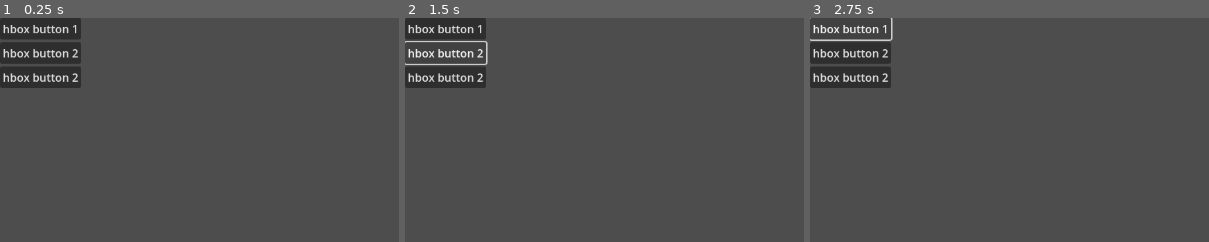
Above: before the commit, frames 1-3 (left to right).
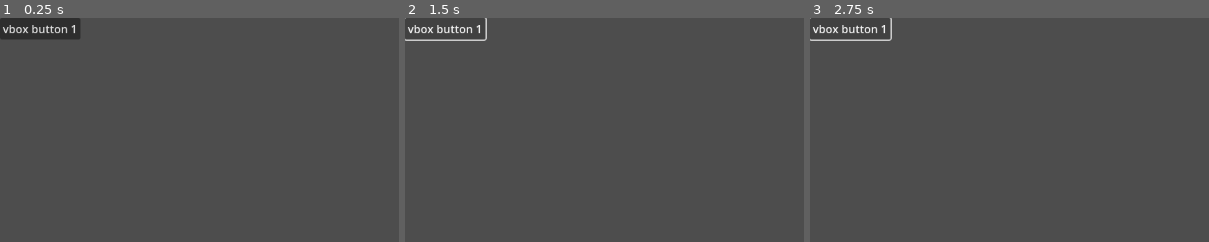
Above: after the commit, the same moments.

Repository: hud987/B2BSaaSSimulator
Game: Godot game, scene res://Scenes/menu_item.tscn
Same seed, same stepped clock (60 frames per second), same inputs: the game is played once before the commit and once after it. Before the commit the project starts from res://Scenes/game.tscn.
Inputs:
- Up to frame 1 (0.25 s): no input
- Up to frame 2 (1.5 s): click "hbox button 1" (after the commit: "vbox button 1") at 0.5 s; click "hbox button 2" (after the commit: "vbox button 1") at 1.25 s
- Up to frame 3 (2.75 s): click "hbox button 1" (after the commit: "vbox button 1") at 2 s
The pictures show only the part of the screen within x 0-50%, y 0-50%; the shares and areas given below are measured in that part.

The runs differ from the first frame. In frame 1, 4.0% of the frame differs, in the area x 0-21%, y 3-32%; in frame 2, 3.0%; in frame 3, 4.1%, in the area x 0-21%, y 0-32%.

Commit message:
another dropdown attempt

Diff:
--- /dev/null
+++ b/Scenes/expandable_vbox.gd
@@ -0,0 +1,64 @@
+extends VBoxContainer
+
+@export var is_expanded = true
+
+enum STATE {OPEN,CLOSE,OPENING,CLOSING}
+
+var init = false
+var state :STATE
+var max_size : Vector2i
+var last_size : Vector2i
+
+@onready var v_box = $"."
+
+func _ready():
+	state = STATE.OPEN
+
+#func _gui_input(event):
+	#if event is InputEventMouseButton:
+		#if event.button_index == MOUSE_BUTTON_LEFT and event.pressed:
+			#self.expand()
+
+
+func _on_button_pressed():
+	print("_on_button_pressed")
+	expand()
+	pass # Replace with function body.
+
+func expand():
+	print("expand")
+	is_expanded = !is_expanded
+	if is_expanded:
+		state = STATE.OPENING
+	else:
+		state = STATE.CLOSING
+
+func _process(delta):
+	print("_process")
+	if not init:
+		max_size = v_box.size
+		last_size = v_box.size
+		v_box.custom_minimum_size.y = max_size.y
+		init = true
+
+	if state == STATE.CLOSING:
+		v_box.size_flags_vertical = Control.SIZE_SHRINK_BEGIN
+		if v_box.custom_minimum_size.y > 0:
+			v_box.custom_minimum_size.y = lerp(last_size.y,0,0.1)
+			last_size = v_box.custom_minimum_size
+		elif v_box.custom_minimum_size.y == 0:
+			v_box.size_flags_vertical = Control.SIZE_FILL
+			for child in v_box.get_children():
+				child.visible = true if is_expanded else child == $show
+			state = STATE.CLOSE
+
+		elif state == STATE.OPENING:
+			v_box.size_flags_vertical = Control.SIZE_SHRINK_BEGIN
+			for child in v_box.get_children():
+				child.visible = true if is_expanded else child == $show
+			if v_box.custom_minimum_size.y < max_size.y:
+				v_box.custom_minimum_size.y = lerp(last_size.y,max_size.y,0.1)
+				last_size = v_box.custom_minimum_size
+			elif v_box.custom_minimum_size.y == max_size.y:
+				v_box.size_flags_vertical = Control.SIZE_FILL
+				state = STATE.OPEN
--- a/Scenes/game.tscn
+++ /dev/null
@@ -1,34 +0,0 @@
-[gd_scene load_steps=2 format=3 uid="uid://b143pgxsdalff"]
-
-[ext_resource type="Script" uid="uid://bie8wvcko864n" path="res://Scenes/button.gd" id="1_ebmjs"]
-
-[node name="Game" type="Node2D"]
-
-[node name="MarginContainer" type="MarginContainer" parent="."]
-offset_right = 40.0
-offset_bottom = 40.0
-
-[node name="VBoxContainer" type="VBoxContainer" parent="MarginContainer"]
-layout_mode = 2
-
-[node name="HBoxContainer" type="HBoxContainer" parent="MarginContainer/VBoxContainer"]
-layout_mode = 2
-
-[node name="Button" type="Button" parent="MarginContainer/VBoxContainer/HBoxContainer"]
-layout_mode = 2
-text = "hbox button 1"
-script = ExtResource("1_ebmjs")
-
-[node name="HBoxContainer2" type="HBoxContainer" parent="MarginContainer/VBoxContainer"]
-layout_mode = 2
-
-[node name="Button" type="Button" parent="MarginContainer/VBoxContainer/HBoxContainer2"]
-layout_mode = 2
-text = "hbox button 2"
-
-[node name="HBoxContainer3" type="HBoxContainer" parent="MarginContainer/VBoxContainer"]
-layout_mode = 2
-
-[node name="Button" type="Button" parent="MarginContainer/VBoxContainer/HBoxContainer3"]
-layout_mode = 2
-text = "hbox button 2"
--- /dev/null
+++ b/Scenes/menu_item.gd
@@ -0,0 +1,11 @@
+extends Control
+
+
+# Called when the node enters the scene tree for the first time.
+func _ready():
+	pass # Replace with function body.
+
+
+# Called every frame. 'delta' is the elapsed time since the previous frame.
+func _process(delta):
+	pass
--- /dev/null
+++ b/Scenes/menu_item.tscn
@@ -0,0 +1,49 @@
+[gd_scene load_steps=3 format=3 uid="uid://ejxl1p4ar3to"]
+
+[ext_resource type="Script" uid="uid://orylc345fkhm" path="res://Scenes/menu_item.gd" id="1_jv1tv"]
+[ext_resource type="Script" uid="uid://c74qg52ifw1ur" path="res://Scenes/expandable_vbox.gd" id="2_el436"]
+
+[node name="MenuItem" type="Control"]
+layout_mode = 3
+anchors_preset = 0
+script = ExtResource("1_jv1tv")
+
+[node name="VBoxContainer" type="VBoxContainer" parent="."]
+layout_mode = 0
+offset_right = 40.0
+offset_bottom = 40.0
+
+[node name="Button" type="Button" parent="VBoxContainer"]
+layout_mode = 2
+text = "vbox button 1"
+
+[node name="ExpandableVbox" type="VBoxContainer" parent="VBoxContainer"]
+layout_mode = 2
+script = ExtResource("2_el436")
+
+[node name="ScrollContainer" type="ScrollContainer" parent="VBoxContainer/ExpandableVbox"]
+layout_mode = 2
+
+[node name="Label" type="Label" parent="VBoxContainer/ExpandableVbox/ScrollContainer"]
+layout_mode = 2
+
+[node name="MarginContainer" type="MarginContainer" parent="."]
+visible = false
+layout_mode = 0
+offset_right = 40.0
+offset_bottom = 40.0
+
+[node name="Button" type="Button" parent="MarginContainer"]
+layout_mode = 2
+text = "hbox button 1"
+
+[node name="MarginContainer" type="MarginContainer" parent="MarginContainer"]
+layout_mode = 2
+
+[node name="HBoxContainer" type="HBoxContainer" parent="MarginContainer/MarginContainer"]
+layout_mode = 2
+
+[node name="Label" type="Label" parent="MarginContainer/MarginContainer/HBoxContainer"]
+layout_mode = 2
+
+[connection signal="pressed" from="VBoxContainer/Button" to="VBoxContainer/ExpandableVbox" method="_on_button_pressed"]
--- a/project.godot
+++ b/project.godot
@@ -11,6 +11,6 @@
 [application]
 
 config/name="B2B SaaS Simulator"
-run/main_scene="uid://b143pgxsdalff"
+run/main_scene="res://Scenes/menu_item.tscn"
 config/features=PackedStringArray("4.5", "Forward Plus")
 config/icon="res://icon.svg"
Not shown, added: Scenes/expandable_vbox.gd.uid
Not shown, added: Scenes/menu_item.gd.uid
